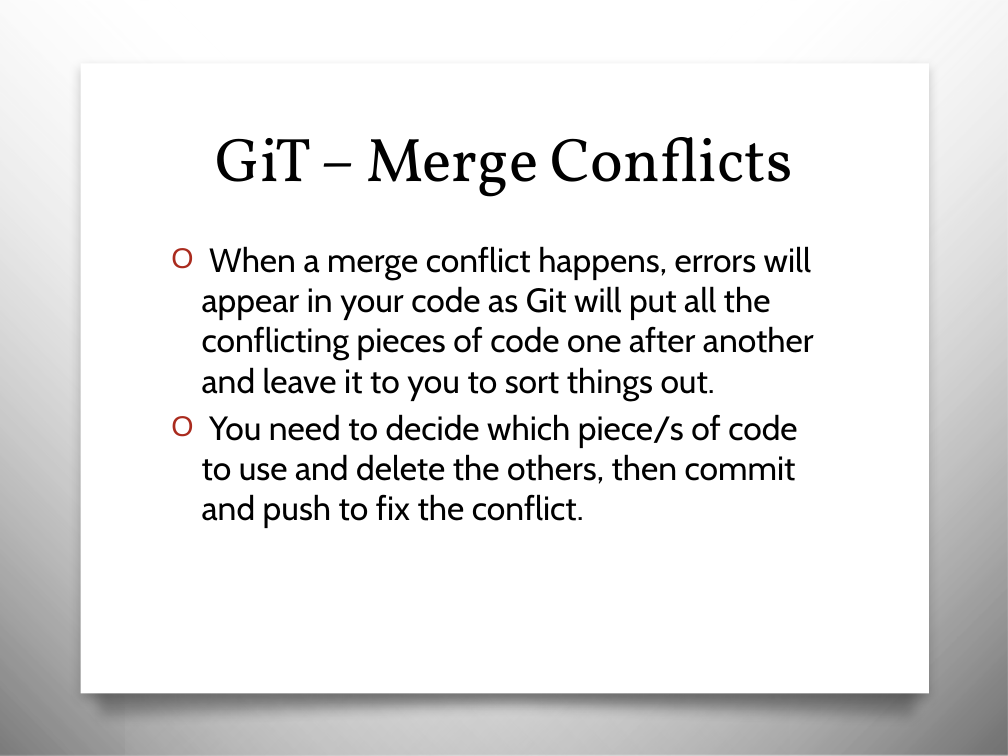
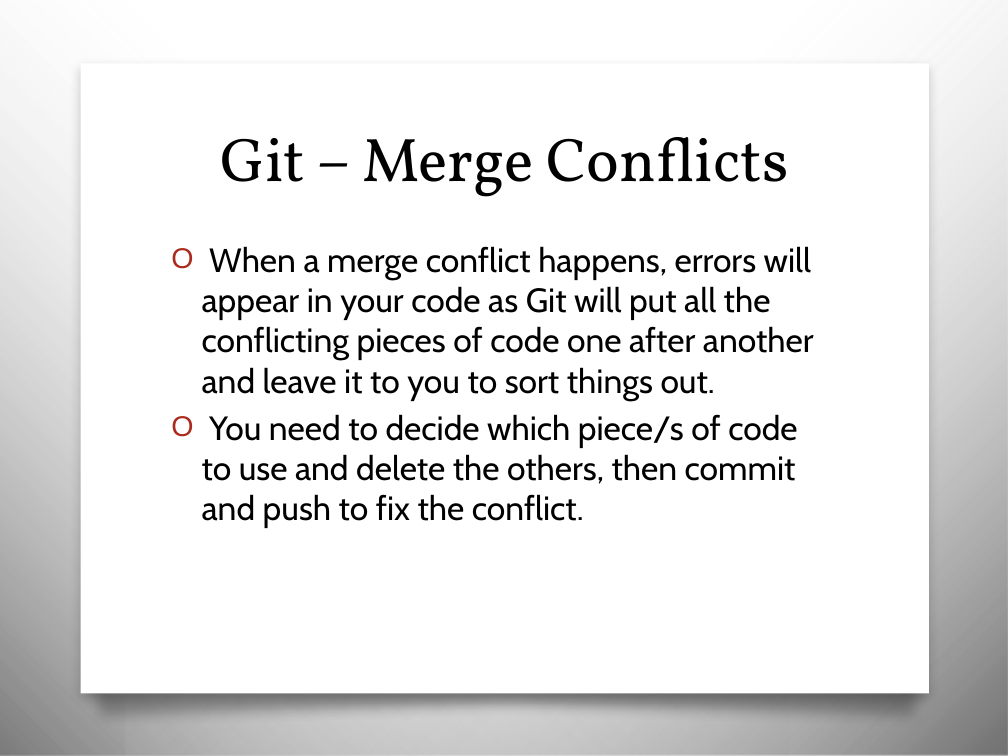
Before and after one commit to JCMander/PortalPower, a slide deck: slide 9 of Git/Git Slides.pptx (slide 8 before the commit). Drawn at 1008x756 pixels with LibreOffice and Linux fonts; fonts in the diff are those of the drawing; background and template pictures are left out. Boxes give left, top, right and bottom in pixels: in the first picture for what was removed or moved away, otherwise in the second. Text is boxed around its words. In the diff, an @@ line names an element or a change of style, - is before the commit and + after.

Commit message:
Fixed merge

```diff
--- a/Git/Git Slides.pptx
+++ b/Git/Git Slides.pptx
@@ title at box(220, 137, 788, 197): text changed @@
-GiT – Merge Conflicts
+Git – Merge Conflicts
```
Also in this commit, not shown: 6 other slides changed, 6 slides added.
